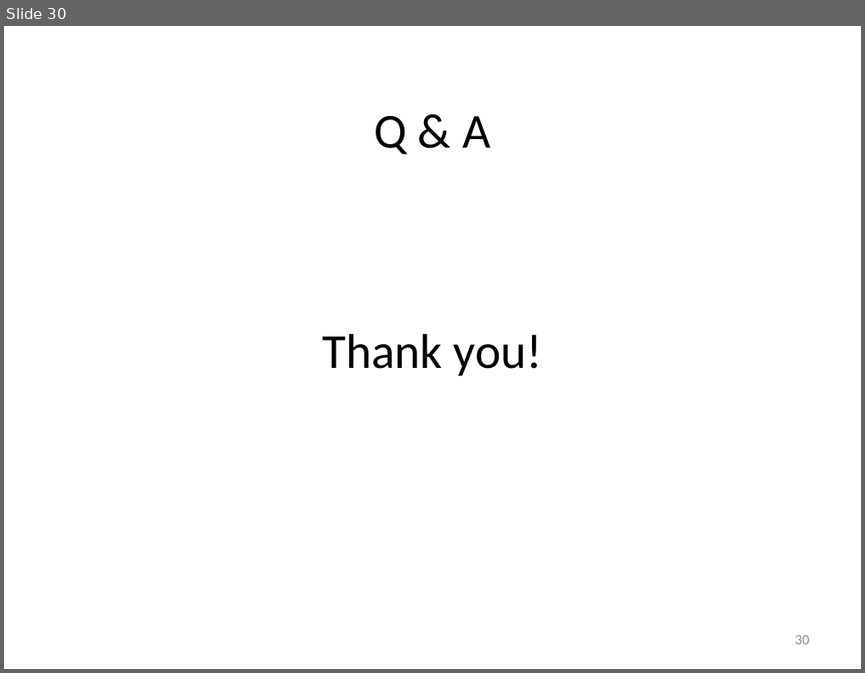
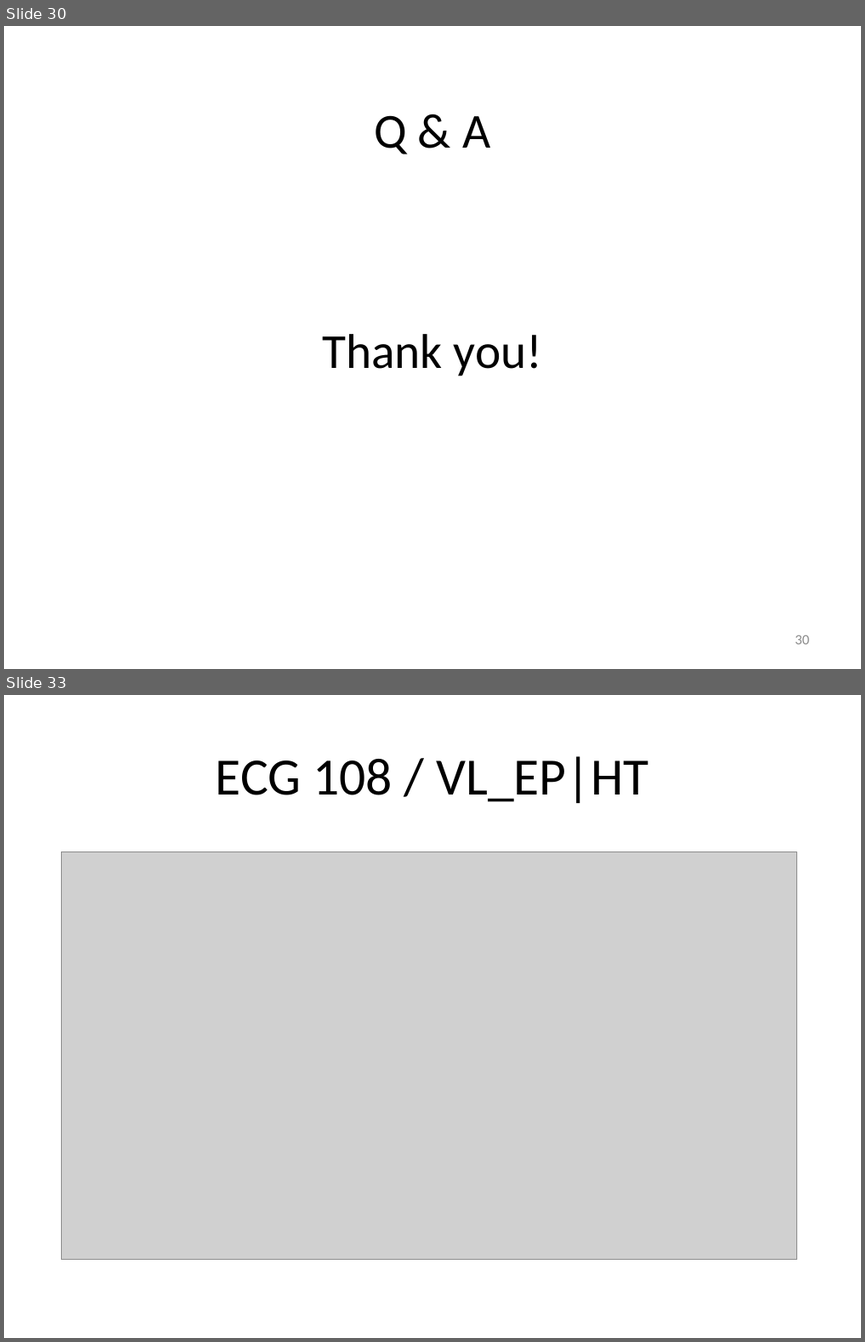
Before and after one commit to vyngo/caohoc-project-name, a slide deck: Report/pre.pptx. Shown one above the other, each under a label of ours: slide 30 before the commit, slides 30 and 33 after it; the slides between them are not shown. The pictures are 865x673 and 865x1342 pixels, drawn with LibreOffice and Linux fonts; fonts in the diff are those of the drawing; grey boxes stand for pictures. Boxes give left, top, right and bottom in pixels: in the first picture for what was removed or moved away, otherwise in the second. Text is boxed around its words. In the diff, an @@ line names an element or a change of style, - is before the commit and + after.

```diff
--- a/Report/pre.pptx
+++ b/Report/pre.pptx
@@ slide 33 added at [4,695,861,1338], background #FFFFFF @@
@@ title added at [216,756,648,803], 44 pt, text #000000 @@
+ECG 108 / VL_EP|HT
@@ picture added at [62,851,796,1259] @@
```
Also in this commit, not shown: 1 slide changed, 27 other slides added.
